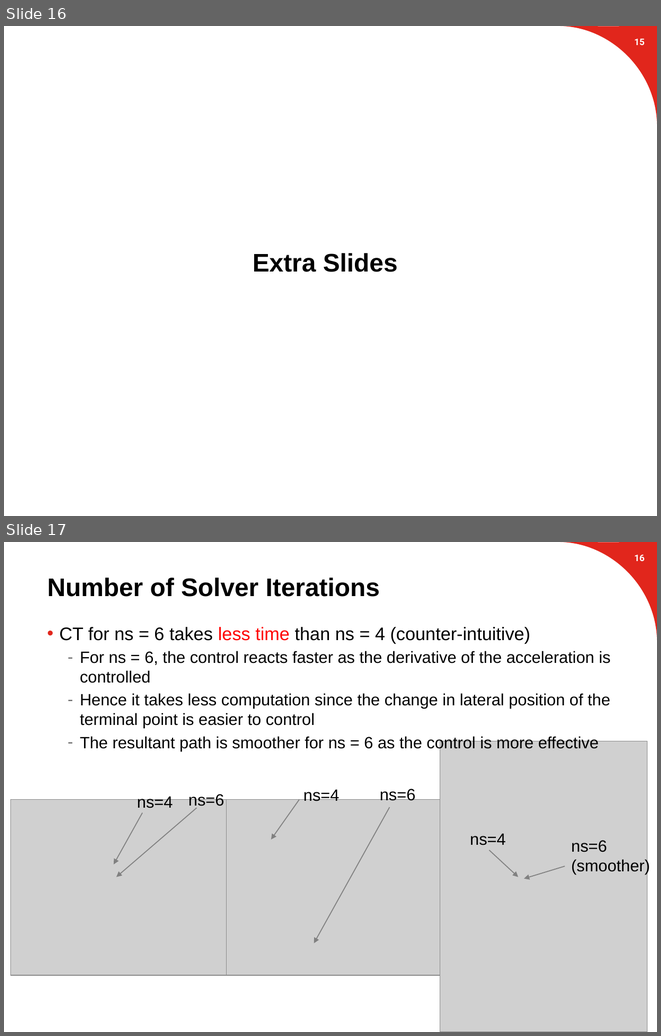
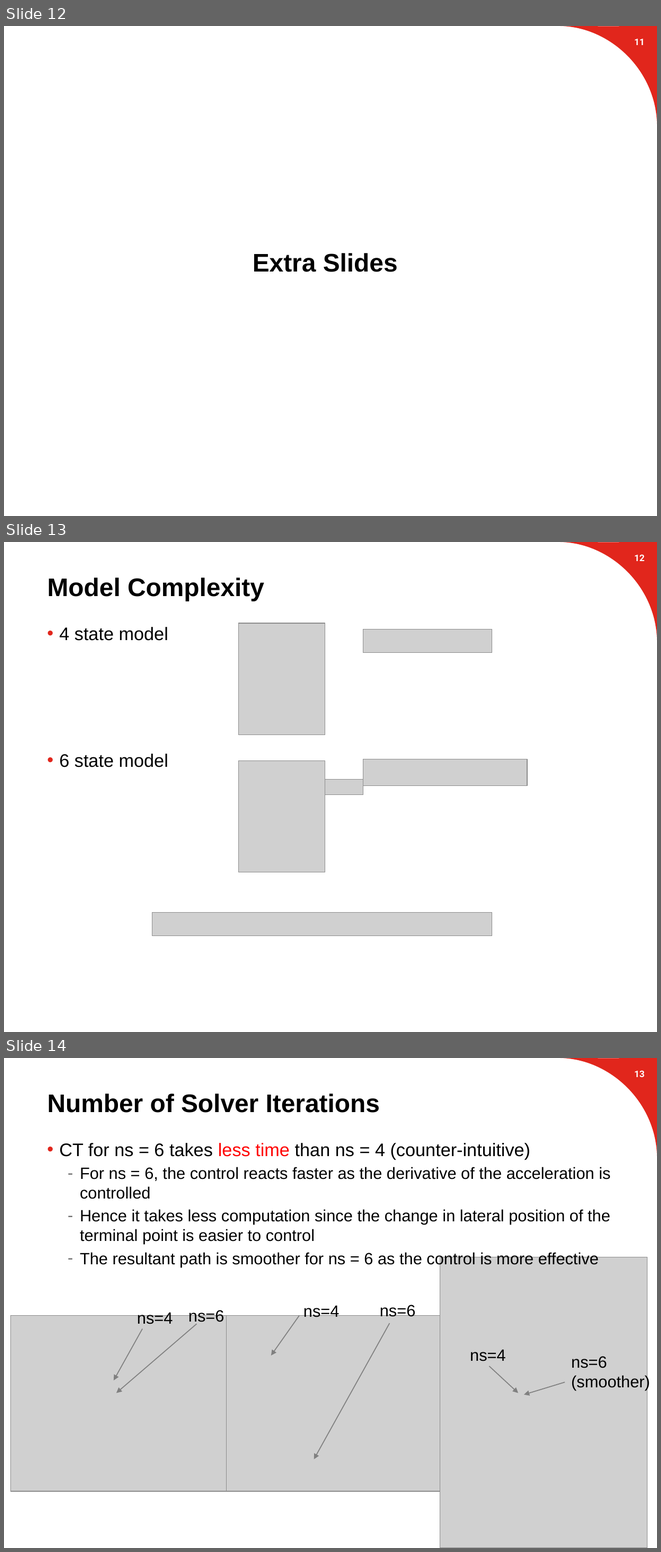
Before and after one commit to suvoganguli/GIG-MPC-Laplacian, a slide deck: 2D Results (mid-term short).pptx. Shown one above the other, each under a label of ours: slides 16 and 17 before the commit, slides 12, 13 and 14 after it. The pictures are 661x1036 and 661x1552 pixels, drawn with LibreOffice and Linux fonts; fonts in the diff are those of the drawing; grey boxes stand for pictures; background and template pictures are left out. Boxes give left, top, right and bottom in pixels: in the first picture for what was removed or moved away, otherwise in the second. Text is boxed around its words. In the diff, an @@ line names an element or a change of style, - is before the commit and + after.

```diff
--- a/2D Results (mid-term short).pptx
+++ b/2D Results (mid-term short).pptx
@@ slide 13 added at (x1=4, y1=542, x2=657, y2=1032), background #FFFFFF; not listed: 1 template element that a slide beside it also shows @@
@@ page number added at (x1=634, y1=554, x2=645, y2=561), 10 pt, text #FFFFFF, bold @@
+12
@@ title added at (x1=47, y1=578, x2=264, y2=601), 28 pt, text #000000, bold @@
+Model Complexity
@@ text added at (x1=59, y1=627, x2=168, y2=767), 20 pt, text #000000 @@
+• 4 state model
+• 6 state model
@@ picture added at (x1=238, y1=623, x2=325, y2=734) @@
@@ picture added at (x1=363, y1=629, x2=492, y2=652) @@
@@ picture added at (x1=238, y1=761, x2=325, y2=872) @@
@@ picture added at (x1=363, y1=759, x2=527, y2=785) @@
@@ picture added at (x1=298, y1=779, x2=363, y2=795) @@
@@ picture added at (x1=152, y1=912, x2=492, y2=936) @@
@@ what was slide 16 is now slide 12 @@
@@ page number at (x1=634, y1=39, x2=645, y2=45): text changed @@
-15
+11
@@ what was slide 17 is now slide 14 @@
@@ page number at (x1=634, y1=1070, x2=645, y2=1077): text changed @@
-16
+13
```
Also in this commit, not shown: 3 slides changed, 1 other slide added, 3 slides removed.
